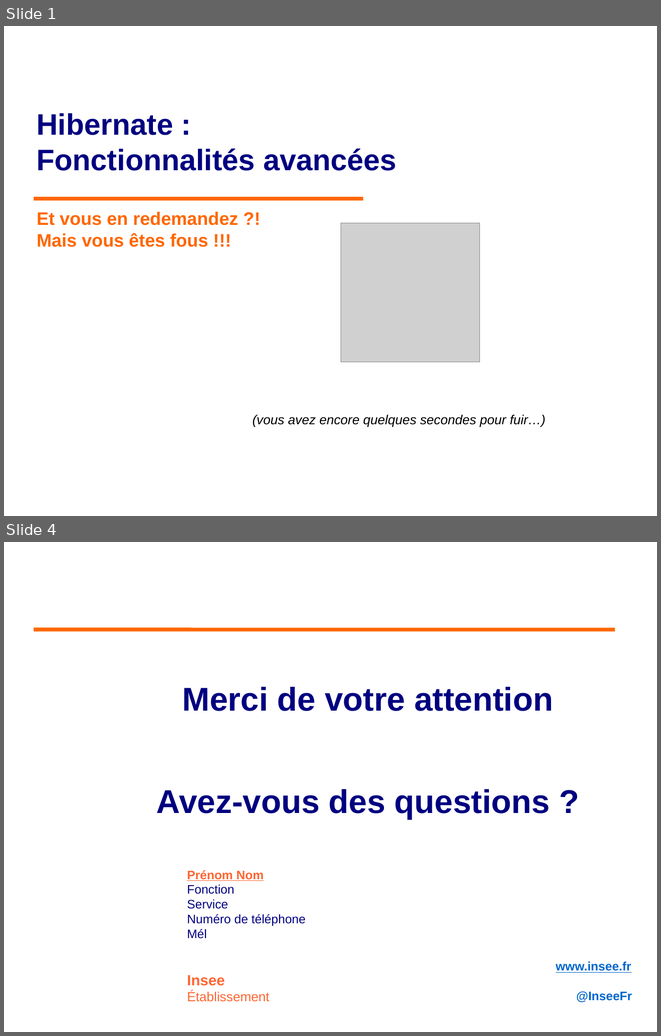
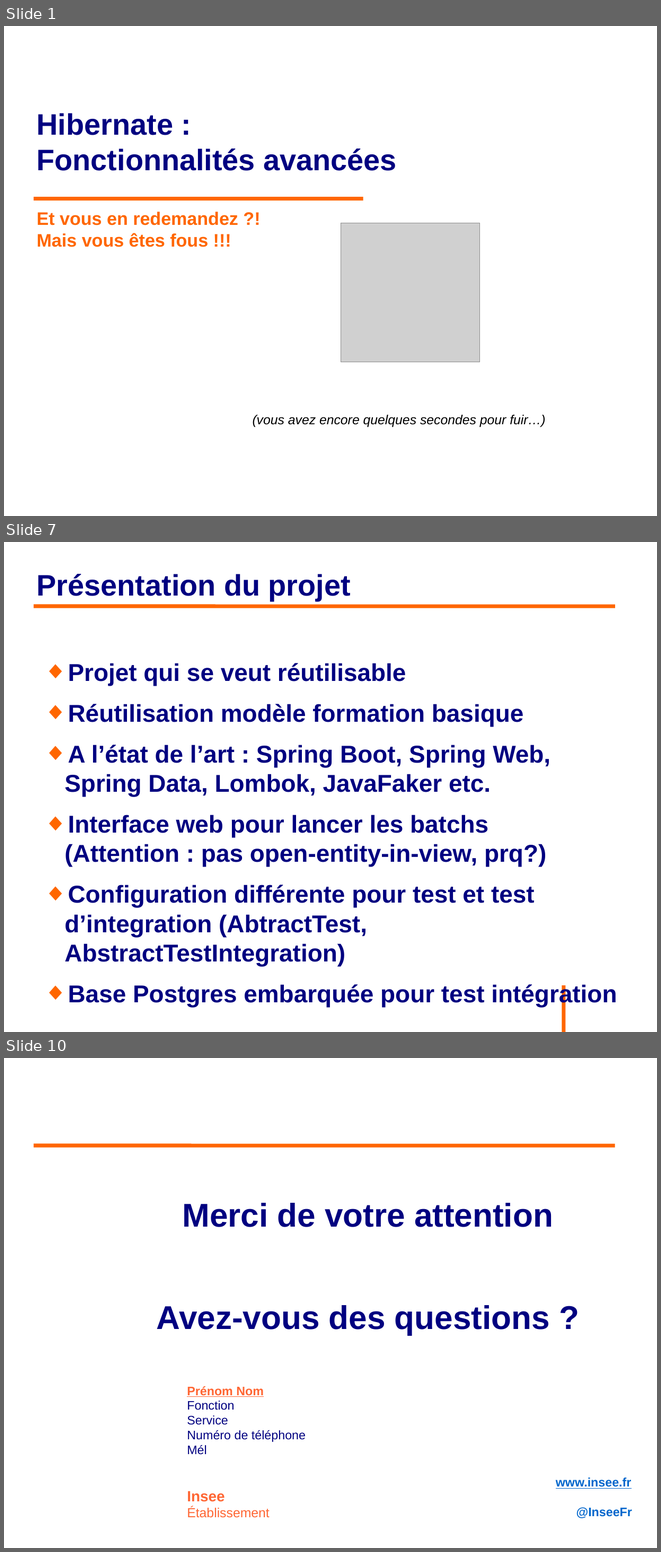
Before and after one commit to philphils/formation-hibernate-avancee, a slide deck: Documentation/diapo_formation_hibernate_avancee.odp. Shown one above the other, each under a label of ours: slides 1 and 4 before the commit, slides 1, 7 and 10 after it; the slides between them are not shown. The pictures are 661x1036 and 661x1552 pixels, drawn with LibreOffice and Linux fonts; fonts in the diff are those of the drawing; grey boxes stand for pictures; background and template pictures are left out. Boxes give left, top, right and bottom in pixels: in the first picture for what was removed or moved away, otherwise in the second. Text is boxed around its words. In the diff, an @@ line names an element or a change of style, - is before the commit and + after.

Commit message:
Permière partie rappel et installation projet

```diff
--- a/Documentation/diapo_formation_hibernate_avancee.odp
+++ b/Documentation/diapo_formation_hibernate_avancee.odp
@@ slide 7 added at bbox=[4, 542, 657, 1032], background #FFFFFF @@
@@ title added at bbox=[37, 574, 351, 601], 36 pt, text #000080, bold @@
+Présentation du projet
@@ line added from (34, 606) to (616, 606), #FF6600 4.54 pt @@
@@ text added at bbox=[64, 663, 617, 1007], 29.6 pt, text #000080, bold @@
+◆ Projet qui se veut réutilisable
+◆ Réutilisation modèle formation basique
+◆ A l’état de l’art : Spring Boot, Spring Web, Spring Data, Lombok, JavaFaker etc.
+◆ Interface web pour lancer les batchs (Attention : pas open-entity-in-view, prq?)
+◆ Configuration différente pour test et test d’integration (AbtractTest, AbstractTestIntegration)
+◆ Base Postgres embarquée pour test intégration
@@ line added from (564, 985) to (564, 1032), #FF6600 4.54 pt @@
@@ what was slide 4 is now slide 10 @@
```
Also in this commit, not shown: 2 slides changed, 5 other slides added.
